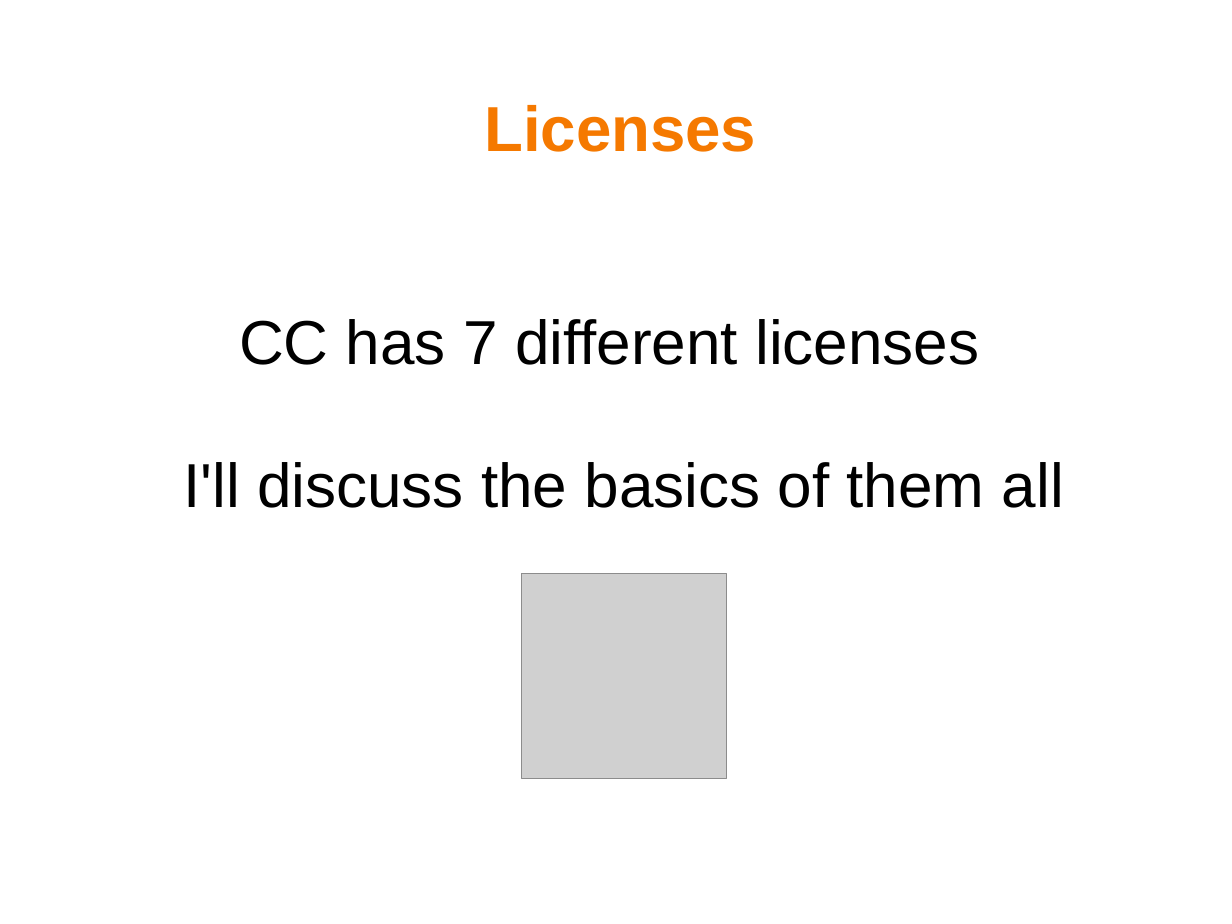
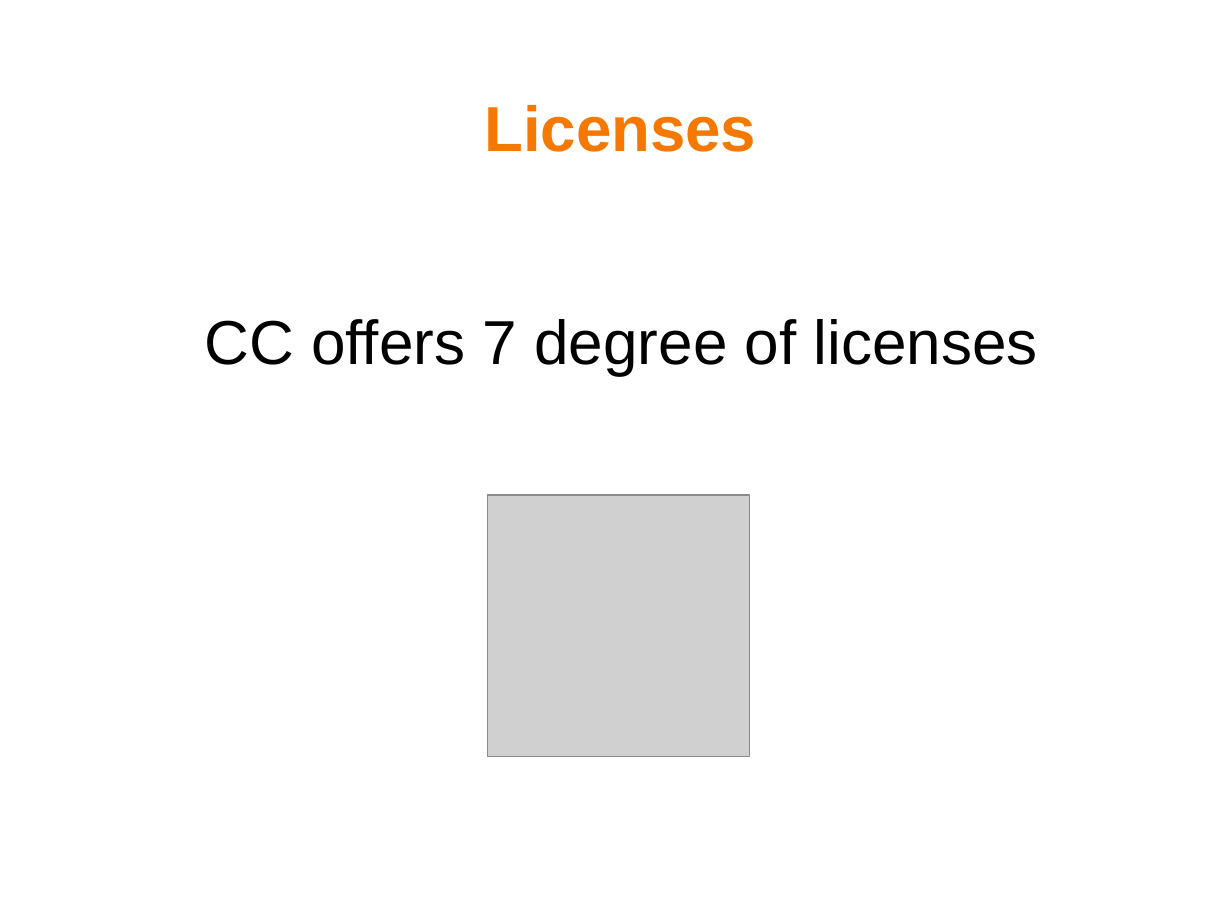
Before and after one commit to mohsend/know-creativecommons, a slide deck: slide 6 of know-cc-slideshow.odp. Drawn at 1232x924 pixels with LibreOffice and Linux fonts; fonts in the diff are those of the drawing; grey boxes stand for pictures; background and template pictures are left out. Boxes give left, top, right and bottom in pixels: in the first picture for what was removed or moved away, otherwise in the second. Text is boxed around its words. In the diff, an @@ line names an element or a change of style, - is before the commit and + after.

```diff
--- a/know-cc-slideshow.odp
+++ b/know-cc-slideshow.odp
@@ text at (x1=204, y1=319, x2=1038, y2=375): text changed @@
-CC has 7 different licenses
+CC offers 7 degree of licenses
@@ text removed at (x1=183, y1=462, x2=1064, y2=508) @@
-I'll discuss the basics of them all
@@ picture resized from (x1=521, y1=573, x2=726, y2=778) to (x1=488, y1=495, x2=750, y2=756) @@
```
Also in this commit, not shown: 3 other slides changed.
